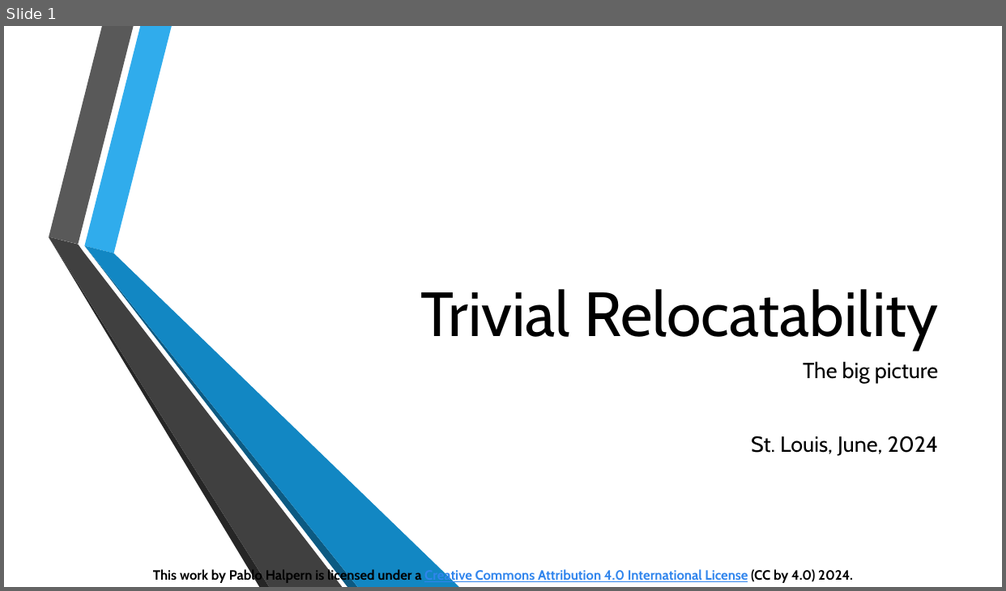
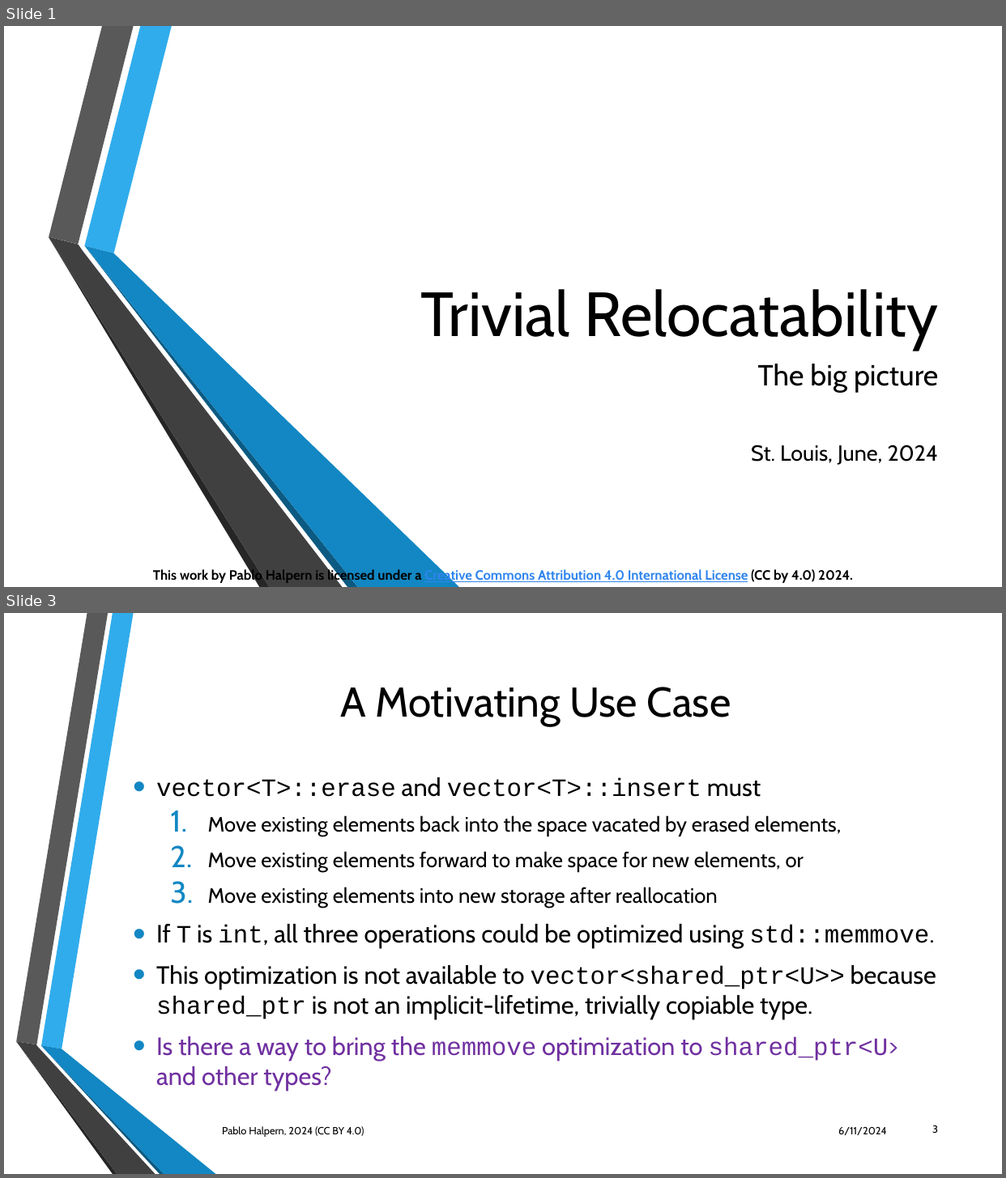
Before and after one commit to phalpern/WG21-halpern, a slide deck: relocate/Trivial Relocation - St. Louis 06-2024.pptx. Shown one above the other, each under a label of ours: slide 1 before the commit, slides 1 and 3 after it; the slides between them are not shown. The pictures are 1006x591 and 1006x1178 pixels, drawn with LibreOffice and Linux fonts; fonts in the diff are those of the drawing; background and template pictures are left out. Boxes give left, top, right and bottom in pixels: in the first picture for what was removed or moved away, otherwise in the second. Text is boxed around its words. In the diff, an @@ line names an element or a change of style, - is before the commit and + after.

Commit message:
First draft of Trivial Relocation presentation

```diff
--- a/relocate/Trivial Relocation - St. Louis 06-2024.pptx
+++ b/relocate/Trivial Relocation - St. Louis 06-2024.pptx
@@ slide 3 added at (x1=4, y1=613, x2=1002, y2=1174), background picture (left out) @@
@@ title added at (x1=340, y1=687, x2=731, y2=726), 40 pt, text #000000 @@
+A Motivating Use Case
@@ text added at (x1=156, y1=777, x2=936, y2=1091), 24 pt, text #000000 @@
+• vector<T>::erase and vector<T>::insert must
+  1. Move existing elements back into the space vacated by erased elements,
+  2. Move existing elements forward to make space for new elements, or
+  3. Move existing elements into new storage after reallocation
+• If T is int, all three operations could be optimized using std::memmove.
+• This optimization is not available to vector<shared_ptr<U>> because shared_ptr is not an implicit-lifetime, trivially copiable type.
+• Is there a way to bring the memmove optimization to shared_ptr<U> and other types?
@@ group added at (x1=16, y1=613, x2=216, y2=1174): 6 freeform shapes @@
@@ text added at (x1=222, y1=1127, x2=364, y2=1137), 10 pt, text #000000 @@
+Pablo Halpern, 2024 (CC BY 4.0)
@@ text added at (x1=838, y1=1127, x2=887, y2=1135), 10 pt, text #000000 @@
+6/11/2024
@@ page number added at (x1=932, y1=1126, x2=938, y2=1133), 10 pt, text #000000 @@
+3
@@ slide 1 changed as well @@
@@ subtitle at (x1=758, y1=364, x2=938, y2=393): size 21 to 28 pt in "The big picture"; more space between paragraphs @@
```
Also in this commit, not shown: 9 other slides changed, 34 other slides added, 2 other files.
